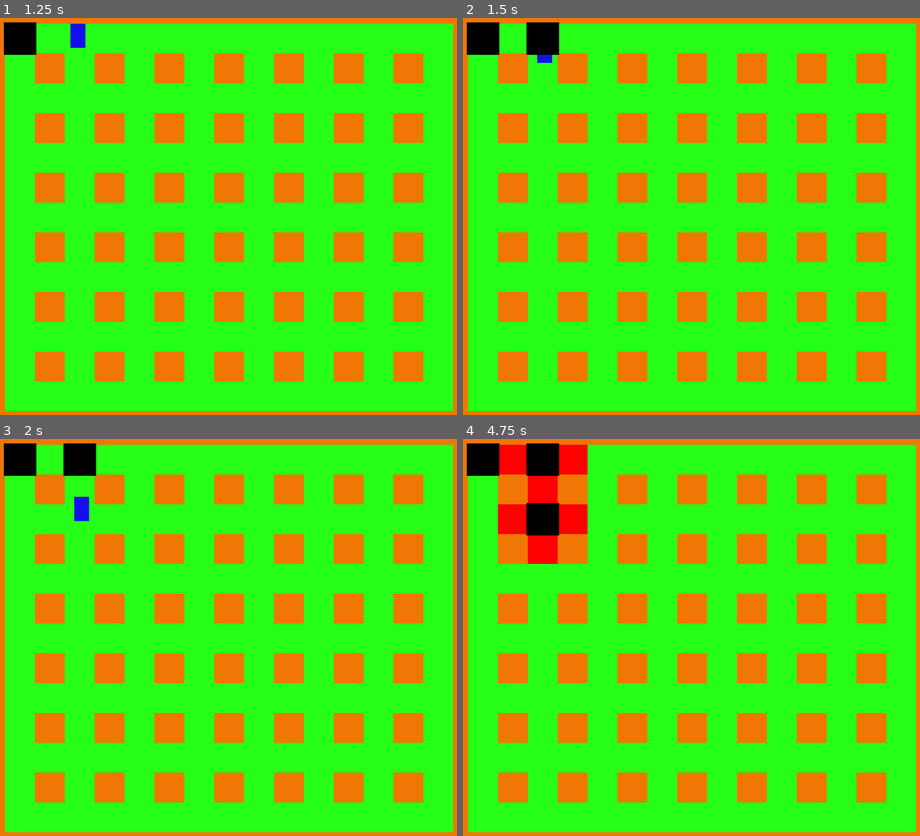
Above: before the commit, frames 1-4 (two rows, left to right).
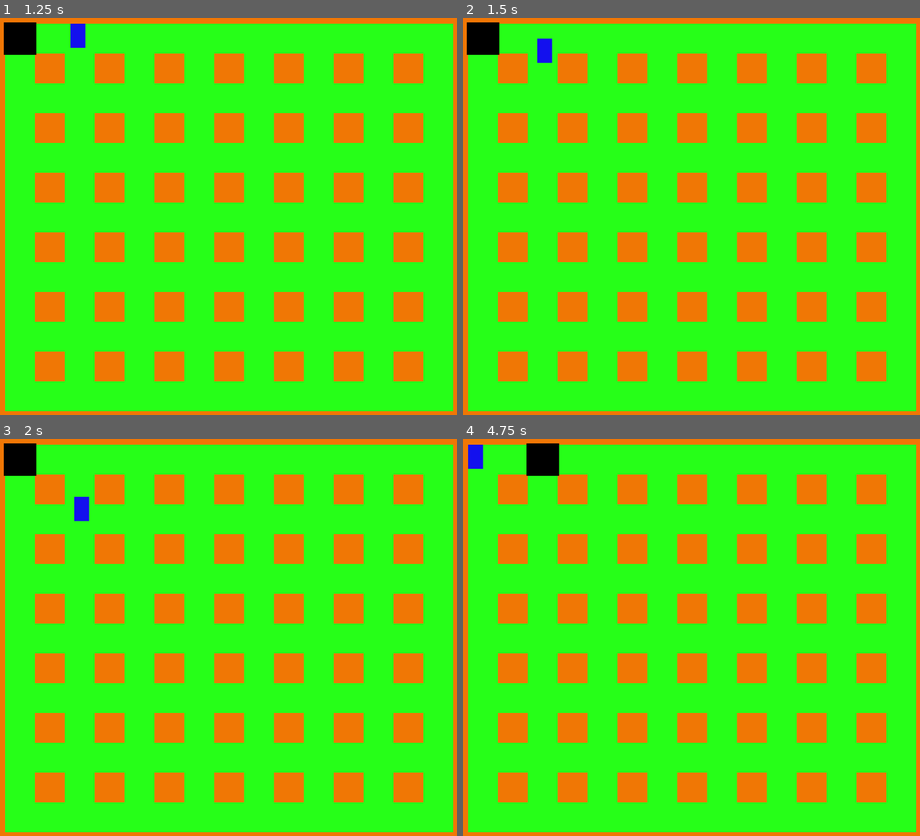
Above: after the commit, the same moments.

Repository: adrianofelix019/bomberman-clone
Game: Godot game, scene res://scenes/main_game.tscn
The game is run twice, just before and just after one commit, with the same random seed, the same clock (stepped at 60 frames per second) and the same inputs.
Inputs:
- Up to frame 1 (1.25 s): tap Enter at 0.5 s; hold Right (ui_right) from 0.53 s (still down); tap K (place_bomb) at 0.6 s
- Up to frame 2 (1.5 s): release Right (ui_right) at 1.28 s; hold Down (ui_down) from 1.28 s (still down); tap K (place_bomb) at 1.35 s
- Up to frame 3 (2 s): keep holding Down (ui_down)
- Up to frame 4 (4.75 s): release Down (ui_down) at 2.03 s; hold Right (ui_right) 2.03-2.78 s; tap K (place_bomb) every 0.75 s from 2.1 to 4.35 s; tap Space at 2.75 s; hold Up (ui_up) 2.78-3.53 s; hold Left (ui_left) from 3.53 s (still down)

Frame 1 is identical in both runs. In frame 2, 0.6% of the frame differs, in the area x 13-22%, y 1-10%; in frame 3, 0.6%; in frame 4, 4.0%, in the area x 0-28%, y 1-32%.

Commit message:
limit the number of bombs that can be placed

Diff:
--- a/scenes/bomb.tscn
+++ b/scenes/bomb.tscn
@@ -3,7 +3,7 @@
 [ext_resource type="Texture2D" uid="uid://m3ilnnmcslwx" path="res://assets/temp/bomb.png" id="1_4kkau"]
 [ext_resource type="Script" uid="uid://dee56dkkmgv5o" path="res://scripts/bomb.gd" id="1_vpdcx"]
 
-[node name="Bomb" type="Node2D" unique_id=1625723661]
+[node name="Bomb" type="Node2D" unique_id=1625723661 groups=["bombs"]]
 script = ExtResource("1_vpdcx")
 
 [node name="Sprite2D" type="Sprite2D" parent="." unique_id=878044486]
--- a/scenes/main_game.tscn
+++ b/scenes/main_game.tscn
@@ -1,6 +1,7 @@
 [gd_scene format=4 uid="uid://c06547vlhly7c"]
 
 [ext_resource type="PackedScene" uid="uid://dwgkcn1q65034" path="res://scenes/bomber_guy.tscn" id="1_d2op2"]
+[ext_resource type="Script" uid="uid://cgybyj7pnfsl6" path="res://scripts/main_game.gd" id="1_ipu61"]
 [ext_resource type="Texture2D" uid="uid://dalu2ce7c7dt6" path="res://assets/temp/background.png" id="1_s3esy"]
 [ext_resource type="Texture2D" uid="uid://dgvhl16klutwr" path="res://assets/temp/walls.png" id="2_0rdsr"]
 [ext_resource type="Texture2D" uid="uid://m3ilnnmcslwx" path="res://assets/temp/bomb.png" id="3_0rdsr"]
@@ -31,6 +32,7 @@
 sources/2 = SubResource("TileSetAtlasSource_ygxny")
 
 [node name="MainGame" type="Node2D" unique_id=1607514451]
+script = ExtResource("1_ipu61")
 
 [node name="TileMapLayer" type="TileMapLayer" parent="." unique_id=1231121909]
 tile_map_data = PackedByteArray("AAAAAAAAAQAAAAAAAAABAAAAAQAAAAAAAAACAAAAAQAAAAAAAAADAAAAAQAAAAAAAAAEAAAAAQAAAAAAAAAFAA …(4000 unchanged characters)…
--- a/scripts/character_body_2d.gd
+++ b/scripts/character_body_2d.gd
@@ -15,7 +15,6 @@
 	)
 	velocity = direction * SPEED
 	move_and_slide()
-	count_boombs()
 
 
 func _input(_event: InputEvent) -> void:
@@ -25,12 +24,12 @@
 func place_bomb() -> void:
 	var boomb_coords = $"../TileMapLayer".local_to_map(position)
 
-	if Input.is_action_just_pressed("place_bomb"):
+	if Input.is_action_just_pressed("place_bomb") and not count_boombs() > 0:
 		boombs_coords.append(boomb_coords)
 		var bomb := bomb_tscn.instantiate()
 		bomb.global_position = $"../TileMapLayer".map_to_local(boomb_coords)
 		get_parent().add_child(bomb)
 
 
-func count_boombs():
-	get_parent().find_children("bomb")
+func count_boombs() -> int:
+	return get_tree().get_nodes_in_group("bombs").size()
--- /dev/null
+++ b/scripts/main_game.gd
@@ -0,0 +1 @@
+extends Node2D
Not shown, added: scripts/main_game.gd.uid
